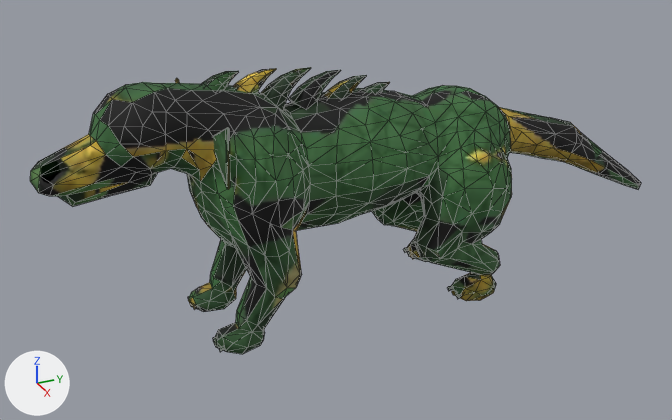
A saved change to the glTF model assets/3d/monstres/basilisk.glb.
Camera for both pictures: a camera (50 mm lens) standing at (1.582, -0.665, 1.006) and looking at (-0.018, 0.055, 0.207). The axes (+X, +Y, +Z) are drawn at lower left. The lights are the same throughout. The older version comes first. Mesh edges are drawn as thin lines. Vertices at exactly the same position are counted once.

Before the edit, the objects in view are built like this:
```python
me_basilic_peau = bpy.data.meshes.new('basilic_peau')
me_basilic_peau.from_pydata(...)  # 1212 vertices, 2340 faces; spans x -0.164..0.163, y -0.536..0.851, z -0.004..0.532
me_basilic_peau.materials.append(mat_peau)
ob_basilic_peau = bpy.data.objects.new('basilic_peau', me_basilic_peau)
ob_basilic_peau.location = (0.0, 0.0, 0.0)
```
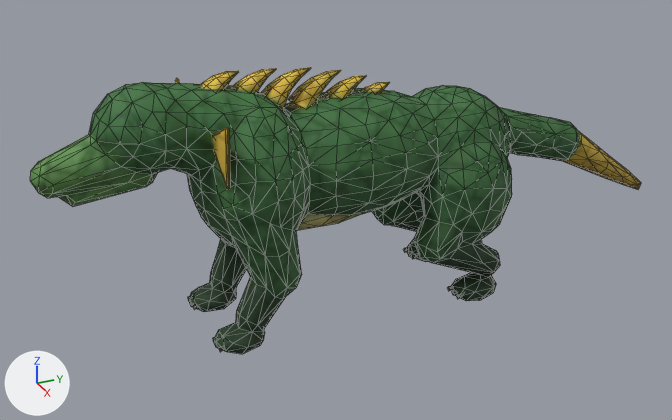
The change, as a list of edits to the scene's bpy script:
```text
Change me_basilic_peau:
    where me_basilic_peau.from_pydata(...)  # 1212 vertices, 2340 faces; spans x -0.164..0.163, y -0.536..0.851, z -0.004..0.532
    used by ob_basilic_peau; location = (0.0, 0.0, 0.0)
    me_basilic_peau part 1: 4 vertices moved from x -0.016..0.07, y 0.23..0.743, z 0.218..0.424 to x -0.016..0.066, y 0.23..0.749, z 0.213..0.424; 15 vertices removed from x -0.057..0.024, y 0.231..0.719, z 0.179..0.427; 18 vertices added at x -0.053..0.025, y 0.232..0.731, z 0.171..0.429
    me_basilic_peau part 2: 2 vertices moved from x -0.023..-0.006, y -0.523..-0.333, z 0.347..0.353 to x -0.024..-0.013, y -0.522..-0.334, z 0.347..0.355; 7 vertices removed from x -0.024..0.039, y -0.509..-0.13, z 0.341..0.509; 6 vertices added at x -0.017..0.03, y -0.512..-0.134, z 0.344..0.507
    me_basilic_peau part 3: 2229 kept faces spanning x -0.164..0.163, y -0.536..0.851, z -0.004..0.532 get new texture (UV) coordinates
```

What differs and where, as boxes (x1, y1, x2, y2) in the pictures (672 x 420 px; the box of a moved part takes in the faces that stretch with it):
part 1 of me_basilic_peau, moved or reshaped
    both: (394, 86, 631, 184)
part 2 of me_basilic_peau, moved or reshaped
    both: (38, 83, 262, 206)
part 3 of me_basilic_peau, surface changed
    both: (30, 67, 641, 354)
